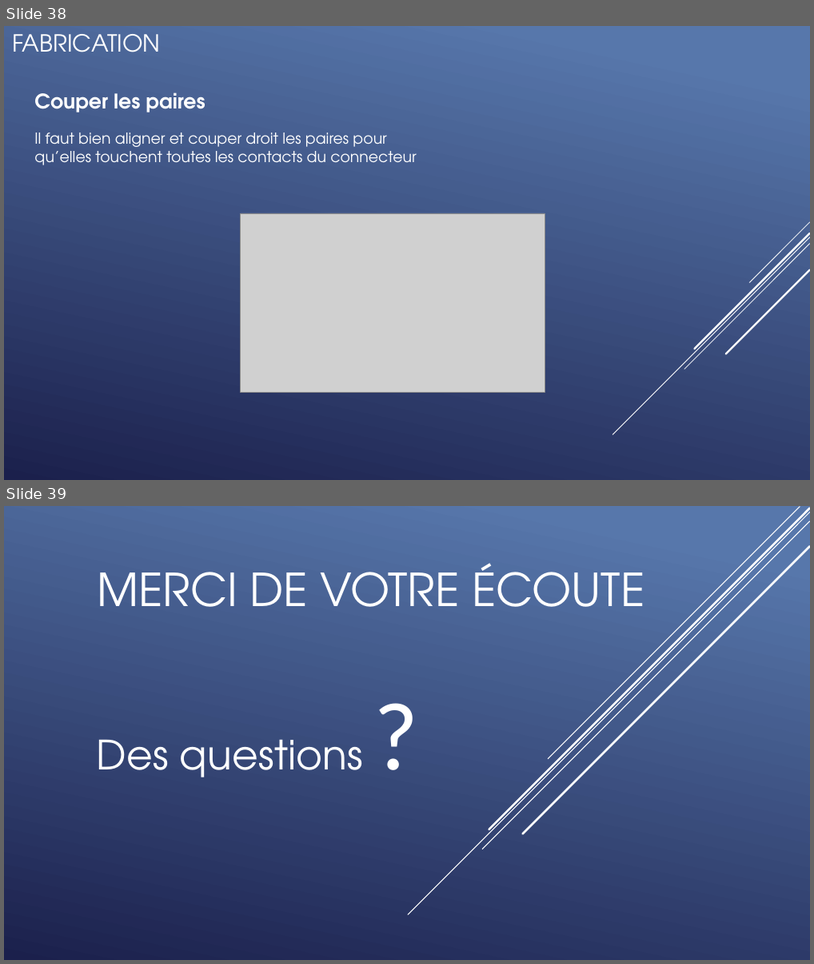
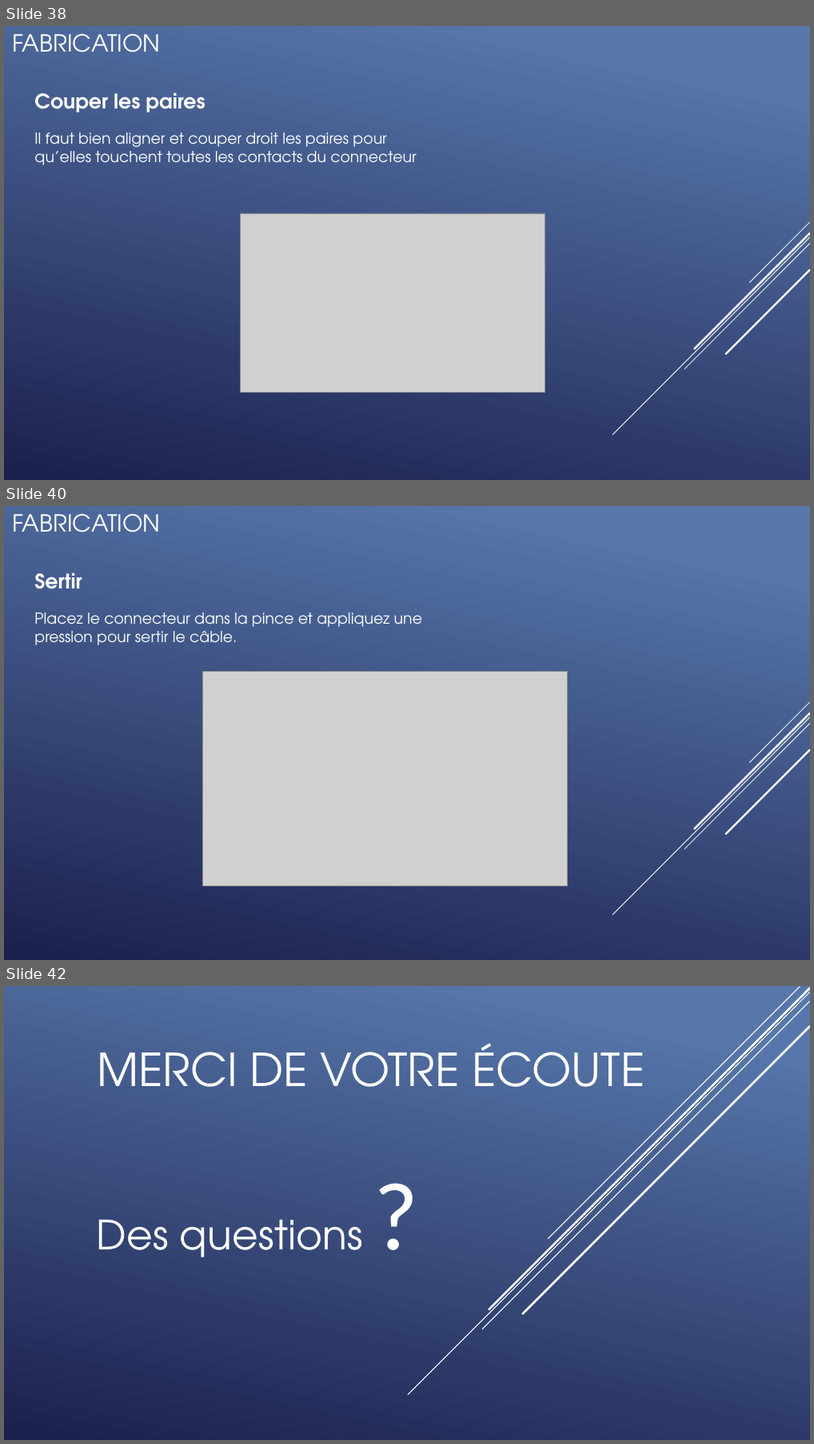
Before and after one commit to QuentinKrg/M214-Ethernet, a slide deck: Module 214 - Fabrication_Ethernet.pptx. Shown one above the other, each under a label of ours: slides 38 and 39 before the commit, slides 38, 40 and 42 after it; the slides between them are not shown. The pictures are 814x964 and 814x1444 pixels, drawn with LibreOffice and Linux fonts; fonts in the diff are those of the drawing; grey boxes stand for pictures. Boxes give left, top, right and bottom in pixels: in the first picture for what was removed or moved away, otherwise in the second. Text is boxed around its words. In the diff, an @@ line names an element or a change of style, - is before the commit and + after.

```diff
--- a/Module 214 - Fabrication_Ethernet.pptx
+++ b/Module 214 - Fabrication_Ethernet.pptx
@@ slide 40 added at [4, 506, 810, 960], background gradient #5877AB to #1C204D; not listed: 5 template elements that a slide beside it also shows @@
@@ title added at [12, 514, 161, 532], 28 pt, text #FFFFFF @@
+FABRICATION
@@ text added at [34, 572, 82, 589], 24 pt, text #FFFFFF, bold @@
+Sertir
@@ text added at [34, 612, 422, 645], 18 pt, text #FFFFFF @@
+Placez le connecteur dans la pince et appliquez une pression pour sertir le câble.
@@ picture added at [203, 671, 568, 885] @@
@@ what was slide 39 is now slide 42 @@
```
Also in this commit, not shown: 2 other slides added, 1 other file.
